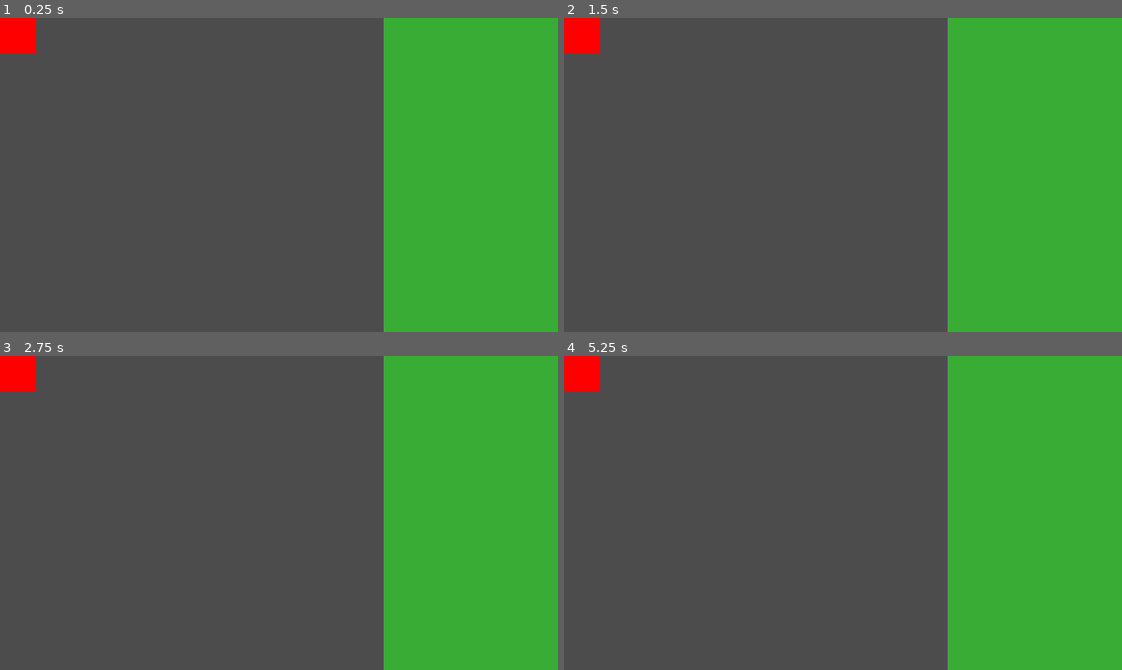
Above: before the commit, frames 1-4 (two rows, left to right).
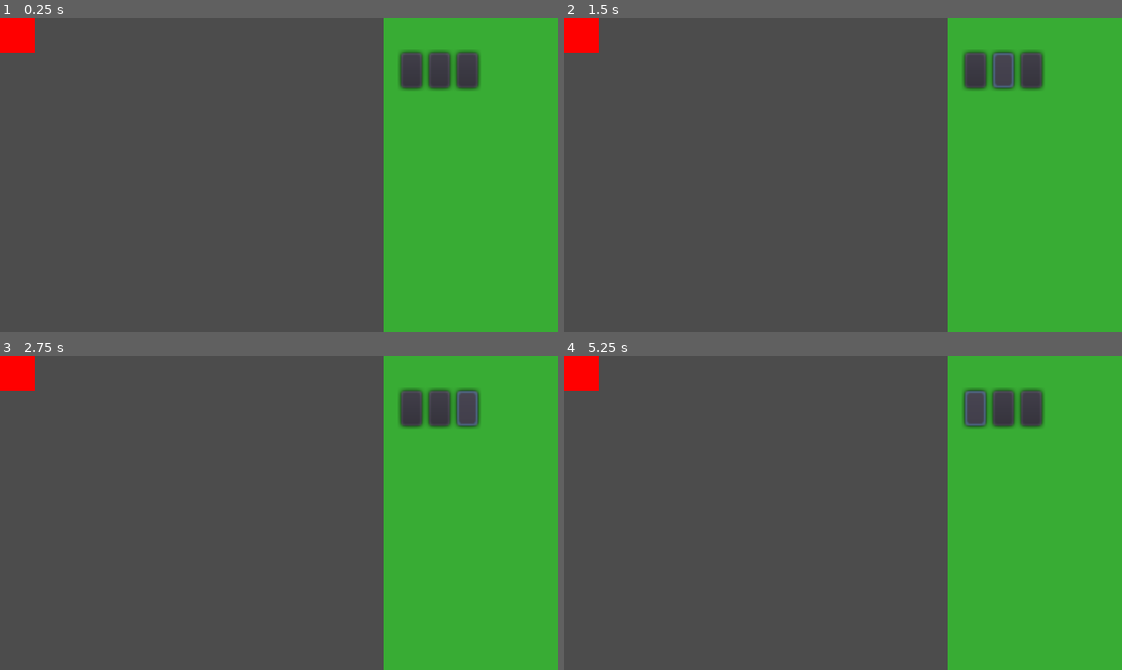
Above: after the commit, the same moments.

Repository: Eb3r-r00t/Geo2D
Game: Godot game, scene res://MainScene/Scene.tscn
The game is run twice, just before and just after one commit, with the same random seed, the same clock (stepped at 60 frames per second) and the same inputs.
Inputs (mouse positions are in pixels of both pictures, inside the frame that each line leads up to):
- Up to frame 1 (0.25 s): no input
- Up to frame 2 (1.5 s): click (976, 71) at 0.52 s; click (1004, 71) at 1.27 s
- Up to frame 3 (2.75 s): click (468, 409) at 2.02 s
- Up to frame 4 (5.25 s): click (976, 409) at 2.77 s; click (1004, 409) at 3.52 s; click (1032, 409) at 4.27 s; click (976, 409) at 5.02 s

The runs differ from the first frame. In frame 1, 1.7% of the frame differs, in the area x 71-87%, y 10-24%; in frame 2, 1.7%; in frame 3, 1.7%; in frame 4, 1.7%.

Commit message:
teste de botoes

Diff:
--- a/Prefabs/GUI/Inspector.tscn
+++ b/Prefabs/GUI/Inspector.tscn
@@ -15,3 +15,26 @@
 __meta__ = {
 "_edit_use_anchors_": false
 }
+
+[node name="Container" type="HBoxContainer" parent="."]
+margin_left = 10.0
+margin_top = 20.0
+margin_right = 90.0
+margin_bottom = 40.0
+__meta__ = {
+"_edit_use_anchors_": false
+}
+
+[node name="Button" type="Button" parent="Container"]
+margin_right = 12.0
+margin_bottom = 20.0
+
+[node name="Button2" type="Button" parent="Container"]
+margin_left = 16.0
+margin_right = 28.0
+margin_bottom = 20.0
+
+[node name="Button3" type="Button" parent="Container"]
+margin_left = 32.0
+margin_right = 44.0
+margin_bottom = 20.0
--- /dev/null
+++ b/Scripts/GUI/SquareIcon.gd
@@ -0,0 +1,18 @@
+extends Node2D
+
+var rect_x = 0
+var rect_y = 0
+var rect_size_x = 20
+var rect_size_y = 20
+var color = Color(0,0,0)
+var rect_coordinates = Vector2(rect_x,rect_y)
+var rect_size = Vector2(rect_size_x,rect_size_y)
+
+func _ready():
+	pass
+
+func _process(delta):
+	update()
+
+func _draw():
+		draw_rect (Rect2(rect_coordinates,rect_size),color,false, 1.25,false)
